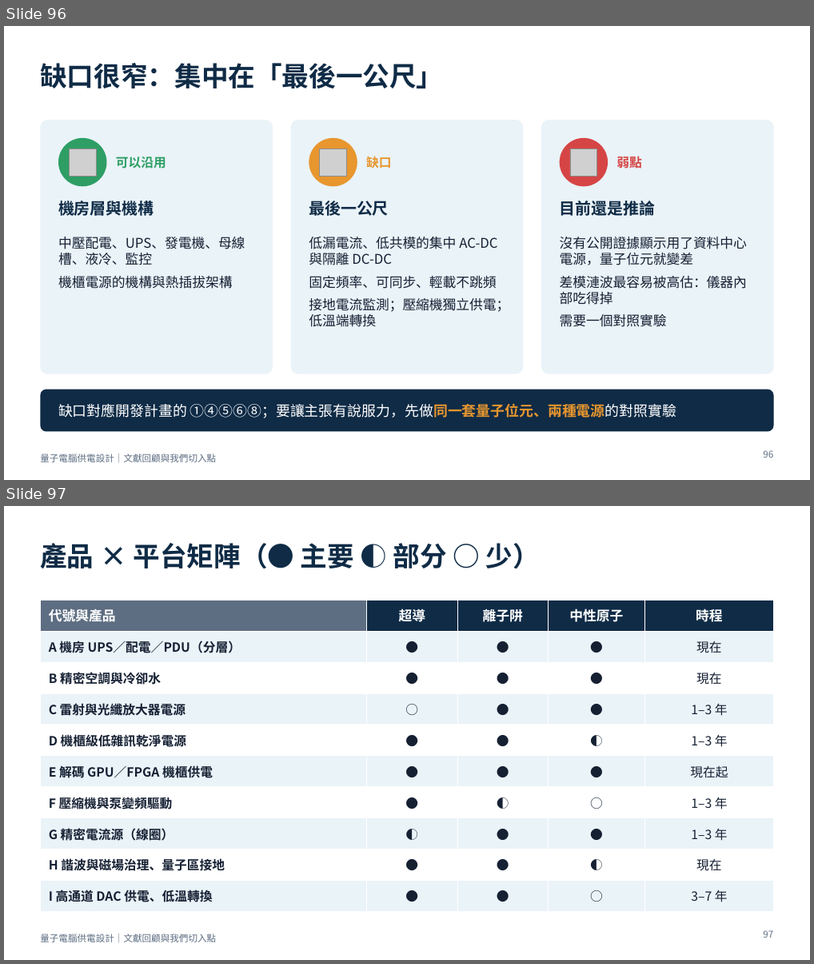
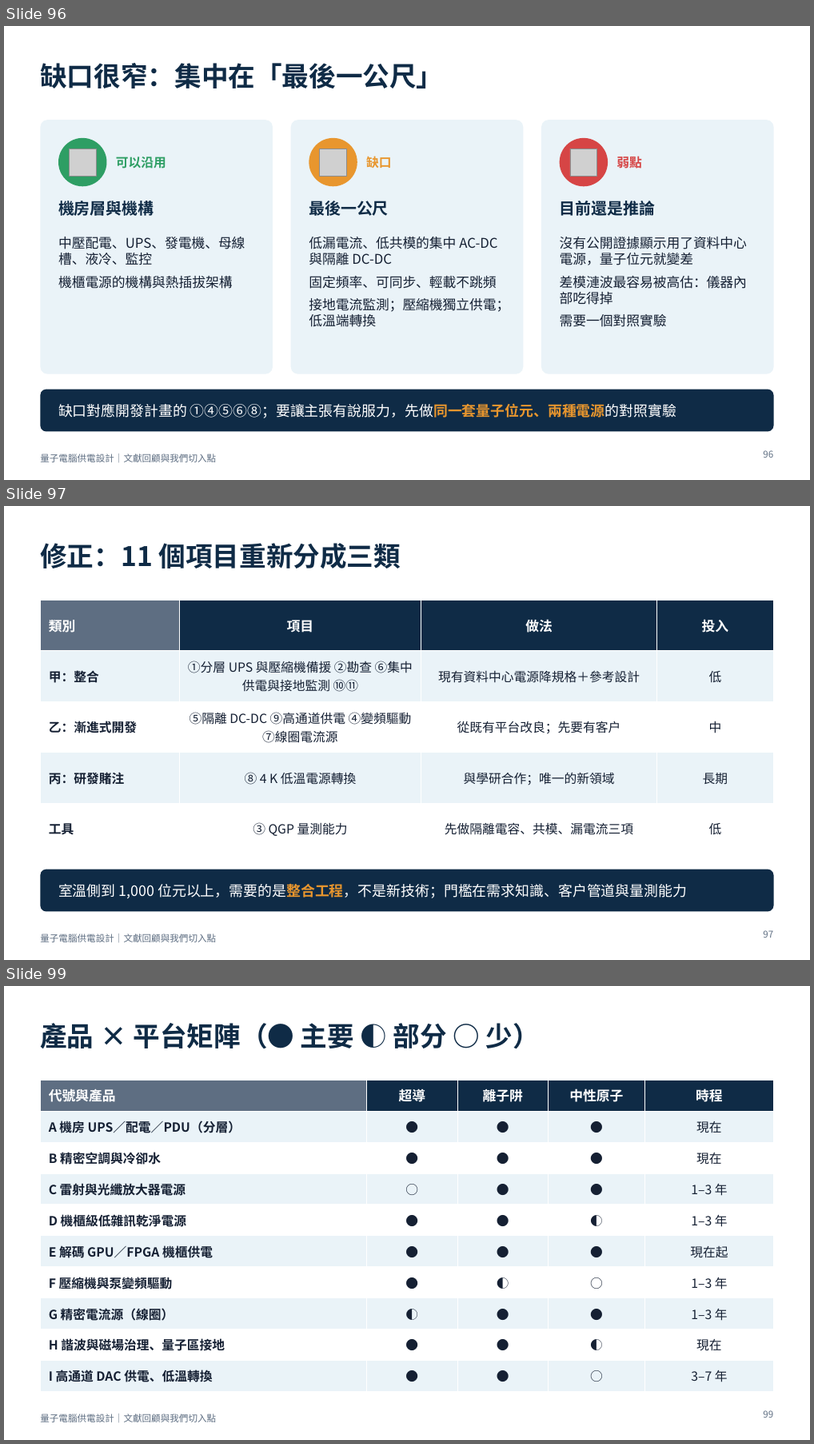
Before and after one commit to pcpcchen-coder/QuantumComputing, a slide deck: slides/output/qc-power-supply.pptx. Shown one above the other, each under a label of ours: slides 96 and 97 before the commit, slides 96, 97 and 99 after it; the slides between them are not shown. The pictures are 814x964 and 814x1444 pixels, drawn with LibreOffice and Linux fonts; fonts in the diff are those of the drawing; grey boxes stand for pictures. Boxes give left, top, right and bottom in pixels: in the first picture for what was removed or moved away, otherwise in the second. Text is boxed around its words. In the diff, an @@ line names an element or a change of style, - is before the commit and + after.

```diff
--- a/slides/output/qc-power-supply.pptx
+++ b/slides/output/qc-power-supply.pptx
@@ slide 97 added at [4, 506, 810, 960], background #FFFFFF; not listed: 1 template element that a slide beside it also shows @@
@@ title added at [40, 543, 401, 568], 32 pt, text #0F2B46, bold @@
+修正：11 個項目重新分成三類
@@ table added at [40, 600, 774, 839], 5 rows, 4 columns @@
+類別 | 項目 | 做法 | 投入
+甲：整合 | ①分層 UPS 與壓縮機備援 ②勘查 ⑥集中供電與接地監測 ⑩⑪ | 現有資料中心電源降規格＋參考設計 | 低
+乙：漸進式開發 | ⑤隔離 DC-DC ⑨高通道供電 ④變頻驅動 ⑦線圈電流源 | 從既有平台改良；先要有客戶 | 中
+丙：研發賭注 | ⑧ 4 K 低溫電源轉換 | 與學研合作；唯一的新領域 | 長期
+工具 | ③ QGP 量測能力 | 先做隔離電容、共模、漏電流三項 | 低
@@ rounded rectangle added at [40, 869, 774, 912], fill #0F2B46 @@
@@ text added at [58, 884, 687, 898], 17 pt, text #FFFFFF @@
+室溫側到 1,000 位元以上，需要的是整合工程，不是新技術；門檻在需求知識、客戶管道與量測能力
@@ page number added at [763, 930, 774, 937], 11 pt, text #5E6E82 @@
+97
@@ what was slide 97 is now slide 99 @@
@@ page number at [763, 1410, 774, 1417]: text changed @@
-97
+99
```
Also in this commit, not shown: 3 slides changed, 1 other slide added, 7 other files.
